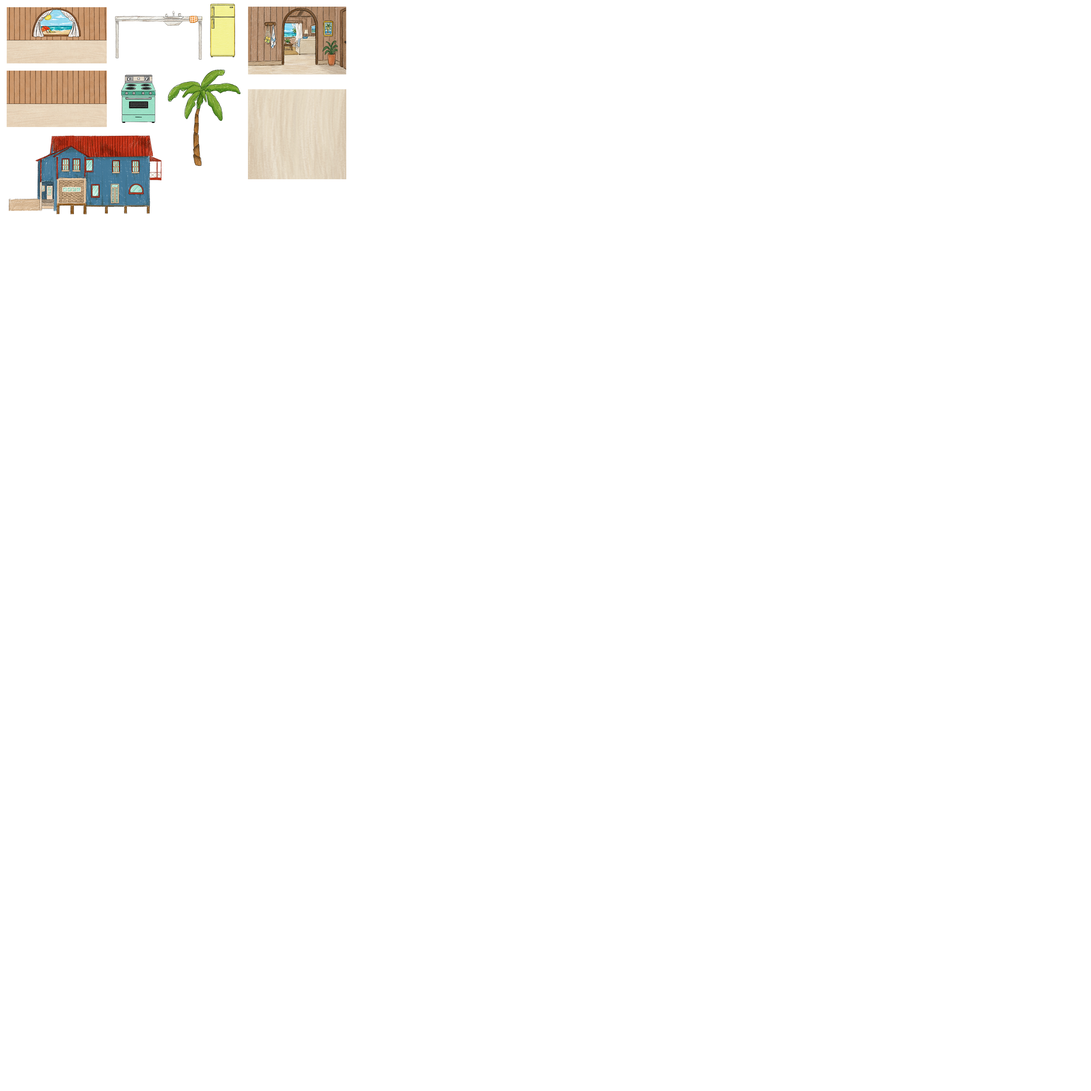
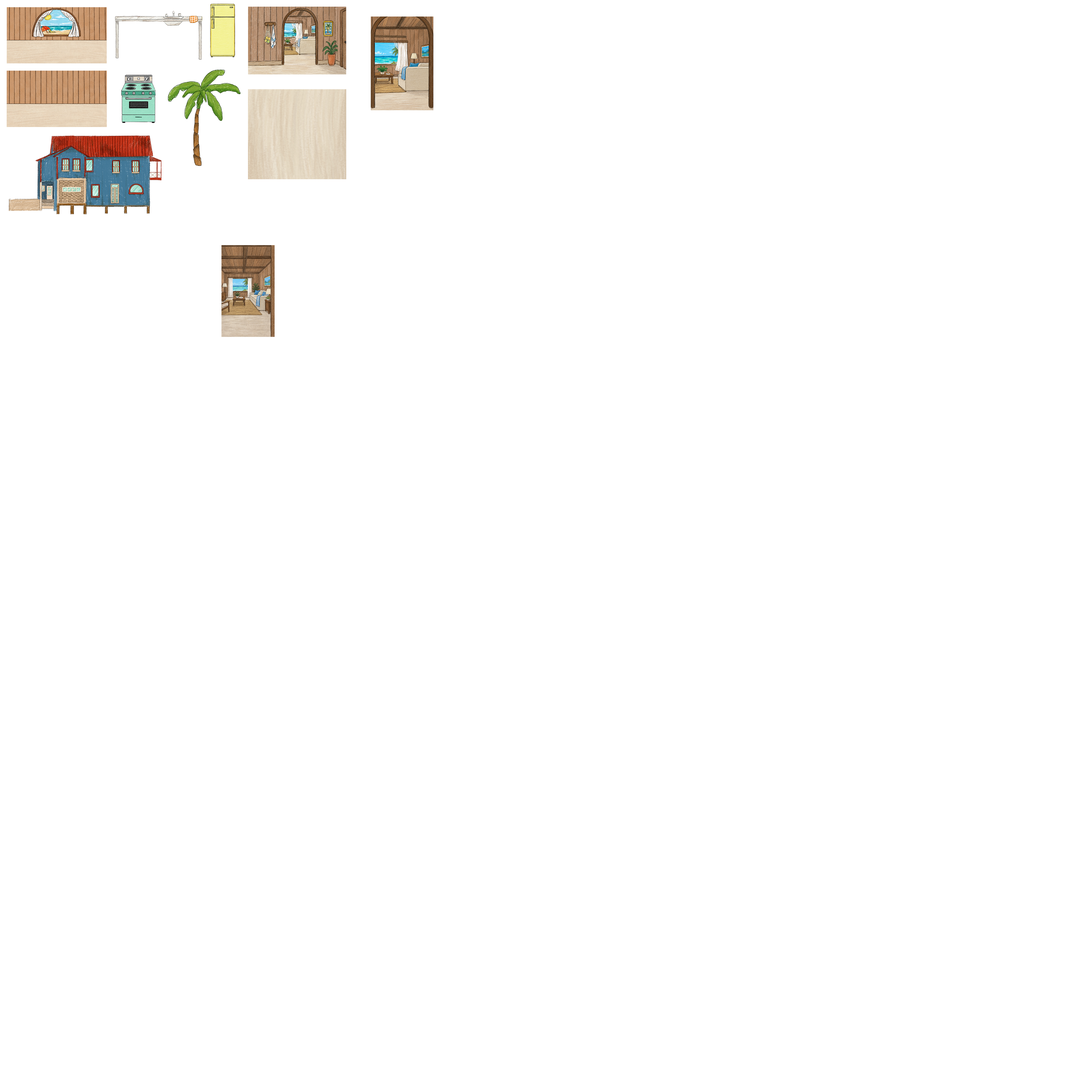
Layered file, before and after one edit (1091×1091). Changes by layer:
added layer "Capa 5" above "Capa 4" over [221, 245, 275, 338]
added layer "Capa 4" above "Pared" over [370, 16, 434, 111]
